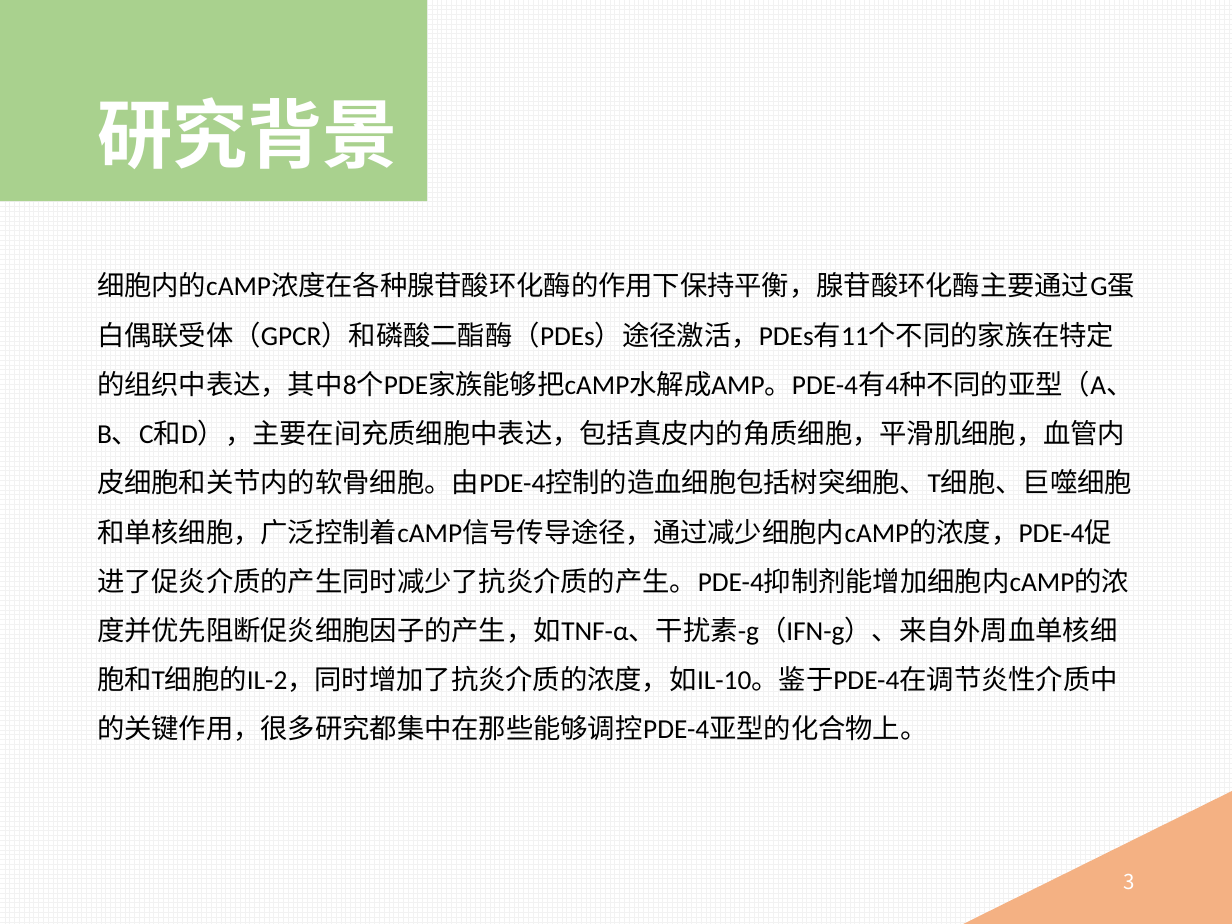
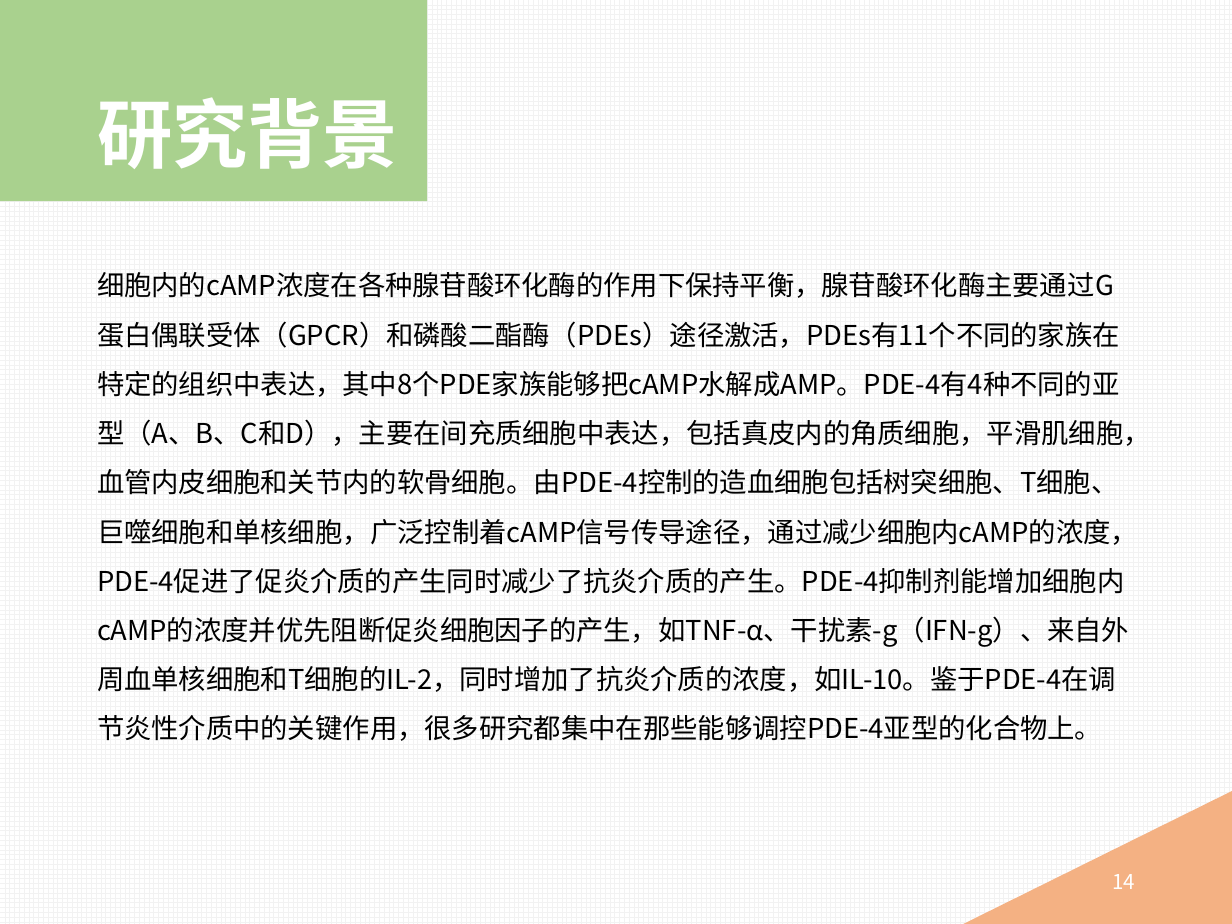
Before and after one commit to mingyong/Project-PDE, a slide deck: slide 14 of 磷酸二酯酶抑制剂.pptx (slide 3 before the commit). Drawn at 1232x924 pixels with LibreOffice and Linux fonts; fonts in the diff are those of the drawing. Boxes give left, top, right and bottom in pixels: in the first picture for what was removed or moved away, otherwise in the second. Text is boxed around its words. In the diff, an @@ line names an element or a change of style, - is before the commit and + after.

```diff
--- a/磷酸二酯酶抑制剂.pptx
+++ b/磷酸二酯酶抑制剂.pptx
@@ text "细胞内的cAMP浓度在各种腺苷酸环化酶的作用下保持平衡，腺苷酸环化酶主要通过G蛋白偶联受体（GPCR）和磷酸二酯酶（PD ..." at (x1=97, y1=272, x2=1151, y2=741): font Calibri to Noto Sans CJK SC @@
@@ page number at (x1=1112, y1=874, x2=1135, y2=889): text changed @@
-3
+14
```
Also in this commit, not shown: 8 other slides changed, 13 slides added.
